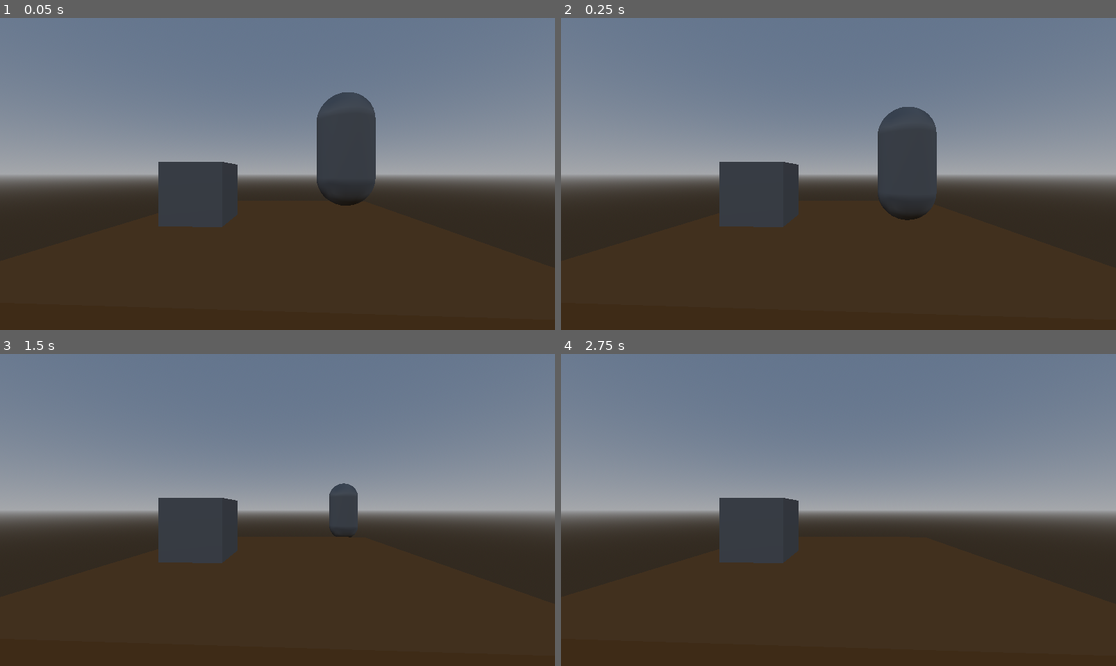
Above: before the commit, frames 1-4 (two rows, left to right).
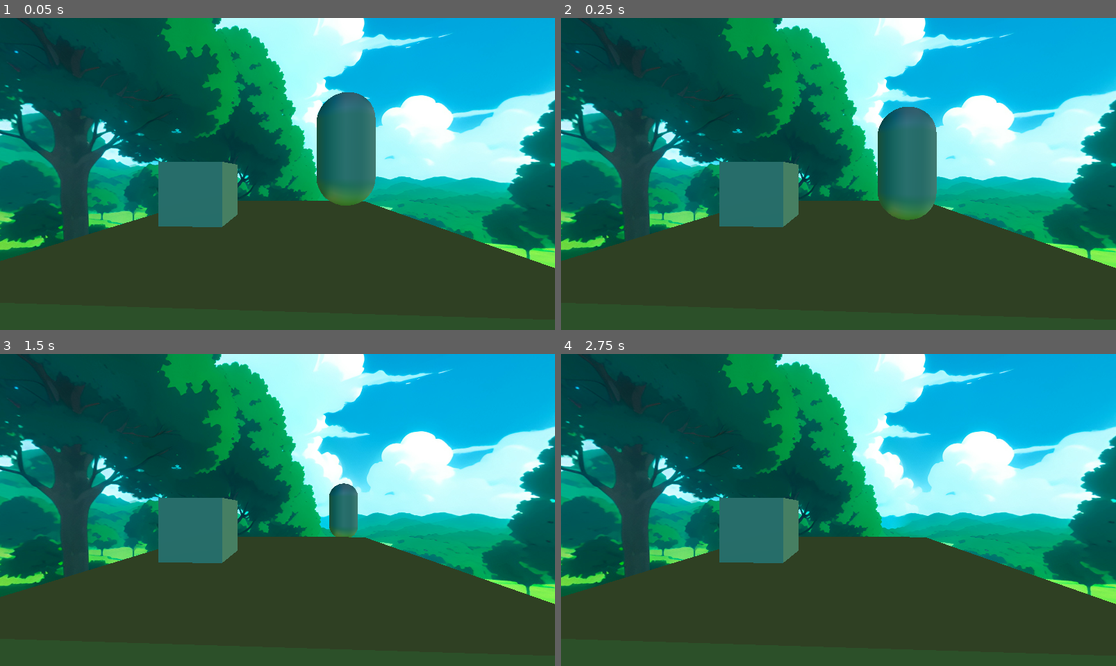
Above: after the commit, the same moments.

Repository: mufasa-dev/Uma-aventura-na-Cidade-Slime
Game: Godot game, scene res://world.tscn
Same seed, same stepped clock (60 frames per second), same inputs: the game is played once before the commit and once after it.
Inputs:
- Up to frame 1 (0.05 s): no input
- Up to frame 2 (0.25 s): no input
- Up to frame 3 (1.5 s): tap Enter (ui_accept) at 0.5, 0.77 s; hold Right (ui_right) 0.53-1.28 s; hold Down (ui_down) from 1.28 s (still down)
- Up to frame 4 (2.75 s): tap Enter (ui_accept) at 1.52 s; release Down (ui_down) at 2.03 s; hold Right (ui_right) from 2.03 s (still down)

The runs differ from the first frame. In frame 1, 73% of the frame differs, in the area x 0-100%, y 0-100%; in frame 2, 73%; in frame 3, 73%; in frame 4, 73%.

Commit message:
assets: add skybox

Diff:
--- a/novo-projeto-de-jogo/world.tscn
+++ b/novo-projeto-de-jogo/world.tscn
@@ -1,6 +1,7 @@
-[gd_scene load_steps=11 format=3 uid="uid://1x0fv0pv2yjy"]
+[gd_scene load_steps=12 format=3 uid="uid://1x0fv0pv2yjy"]
 
 [ext_resource type="Script" uid="uid://obwt7bbqlf7o" path="res://scripts/player.gd" id="1_f3sb7"]
+[ext_resource type="Texture2D" uid="uid://b7pkius0hexbn" path="res://anime_skybox.jpg" id="1_fj7yv"]
 
 [sub_resource type="StandardMaterial3D" id="StandardMaterial3D_gv5m4"]
 vertex_color_use_as_albedo = true
@@ -16,10 +17,12 @@
 
 [sub_resource type="BoxMesh" id="BoxMesh_f3sb7"]
 
-[sub_resource type="ProceduralSkyMaterial" id="ProceduralSkyMaterial_gv5m4"]
+[sub_resource type="PanoramaSkyMaterial" id="PanoramaSkyMaterial_tlwt5"]
+panorama = ExtResource("1_fj7yv")
 
 [sub_resource type="Sky" id="Sky_f3sb7"]
-sky_material = SubResource("ProceduralSkyMaterial_gv5m4")
+resource_local_to_scene = true
+sky_material = SubResource("PanoramaSkyMaterial_tlwt5")
 
 [sub_resource type="Environment" id="Environment_fj7yv"]
 background_mode = 2
Binary file added: novo-projeto-de-jogo/anime_skybox.jpg
Not shown, added: novo-projeto-de-jogo/anime_skybox.jpg.import
